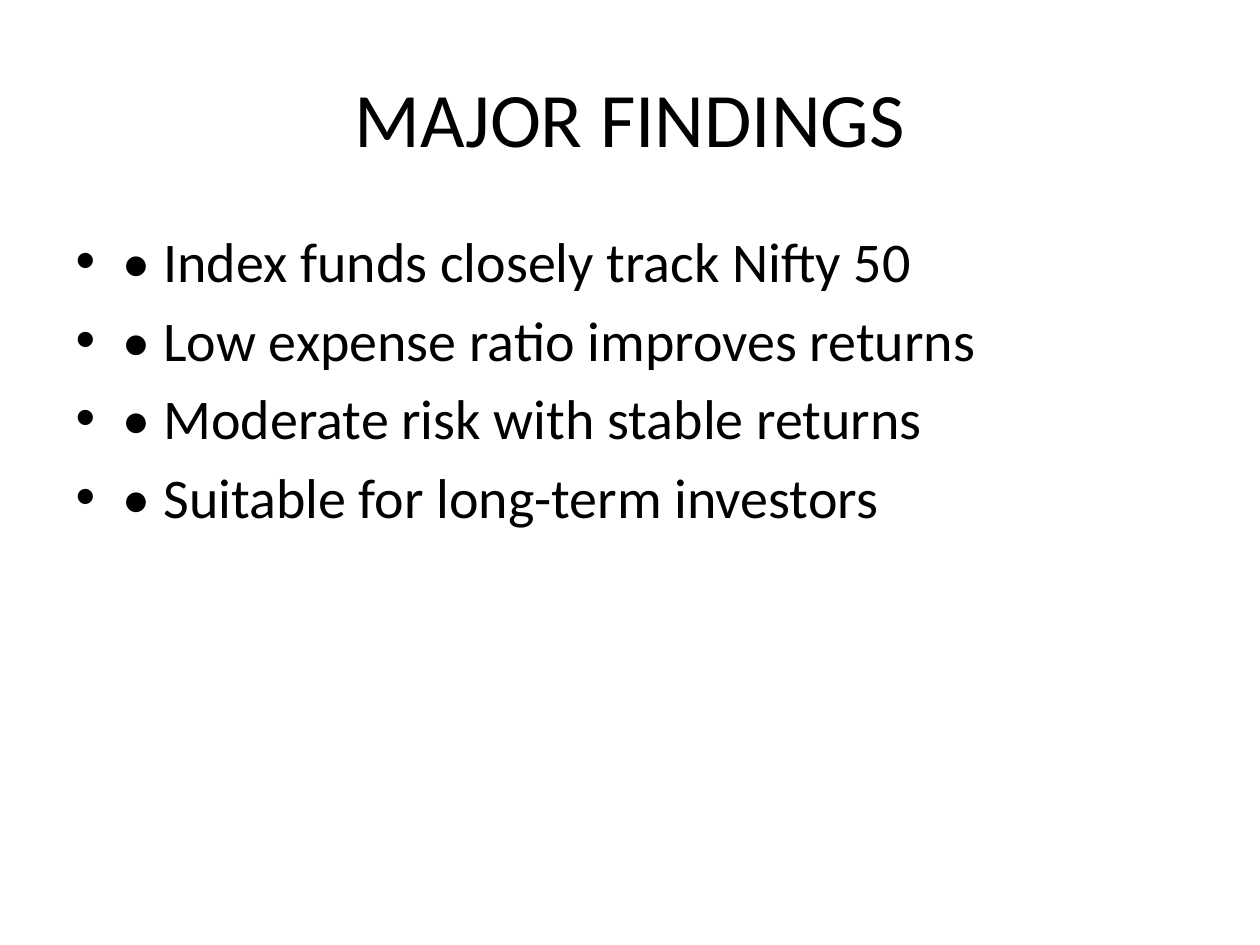
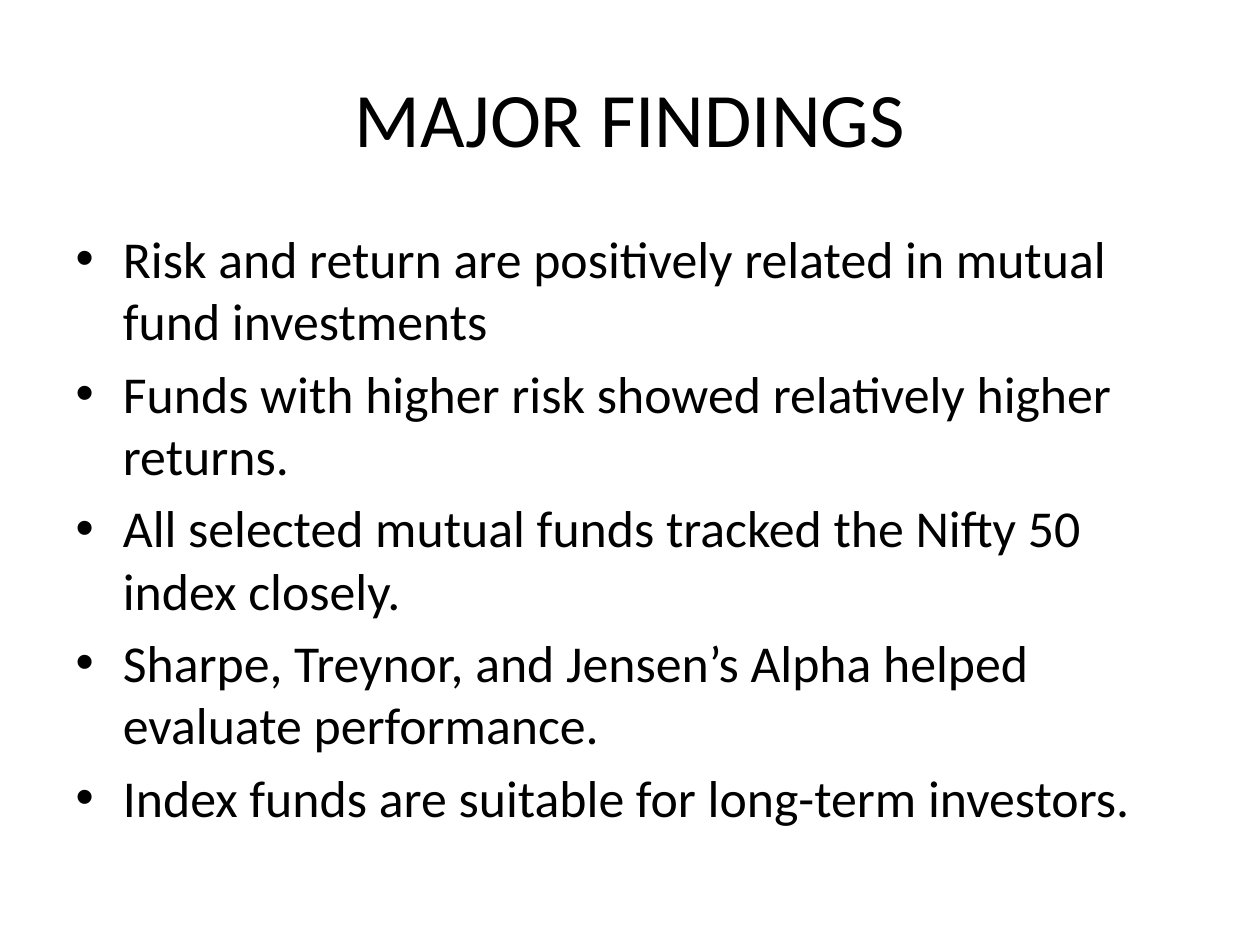
Before and after one commit to MMSHRIKARA/SHRIVATHSA, a slide deck: slide 11 of Viva_Project_Presentation_Shrivathsa.pptx (slide 9 before the commit). Drawn at 1260x945 pixels with LibreOffice and Linux fonts; fonts in the diff are those of the drawing. Boxes give left, top, right and bottom in pixels: in the first picture for what was removed or moved away, otherwise in the second. Text is boxed around its words. In the diff, an @@ line names an element or a change of style, - is before the commit and + after.

```diff
--- a/Viva_Project_Presentation_Shrivathsa.pptx
+++ b/Viva_Project_Presentation_Shrivathsa.pptx
@@ text at [123,242,1129,826]: text changed; size 32 to 29.6 pt @@
-• • Index funds closely track Nifty 50
-• • Low expense ratio improves returns
-• • Moderate risk with stable returns
-• • Suitable for long-term investors
+• Risk and return are positively related in mutual fund investments
+• Funds with higher risk showed relatively higher returns.
+• All selected mutual funds tracked the Nifty 50 index closely.
+• Sharpe, Treynor, and Jensen’s Alpha helped evaluate performance.
+• Index funds are suitable for long-term investors.
```
Also in this commit, not shown: 9 other slides changed, 2 slides added, 1 slide removed.
